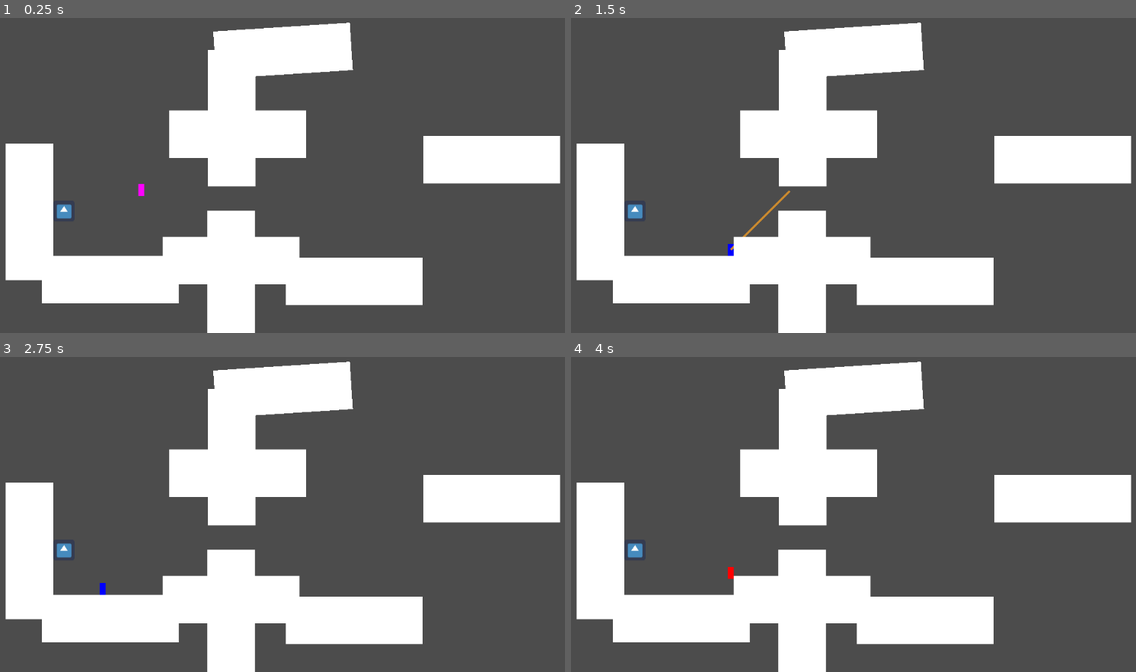
Above: before the commit, frames 1-4 (two rows, left to right).
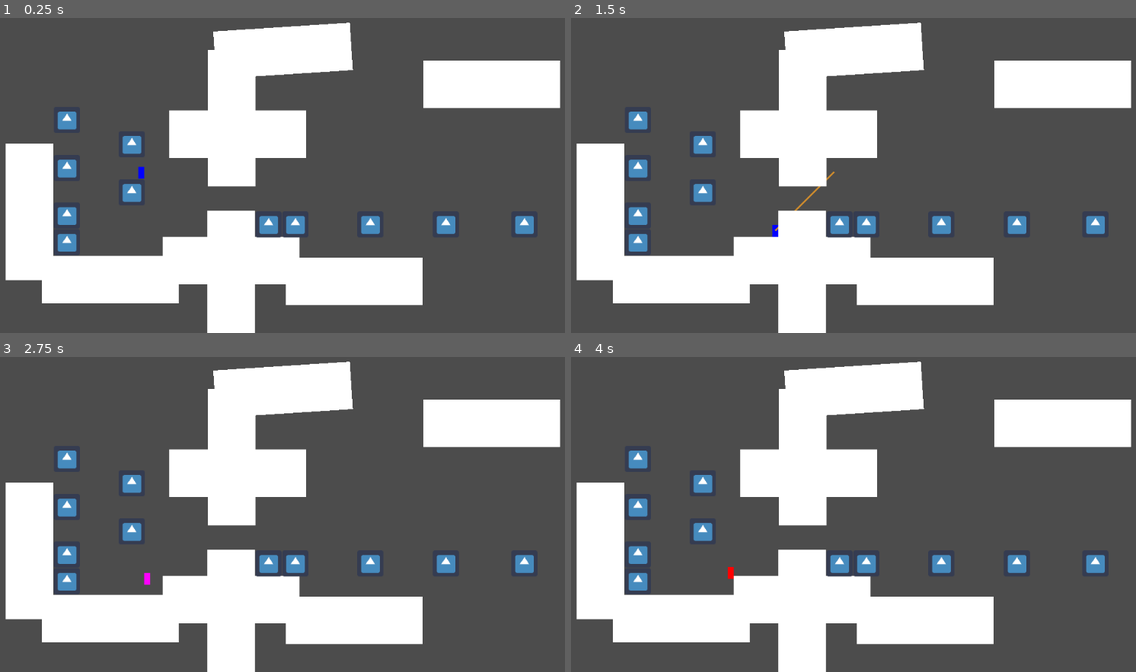
Above: after the commit, the same moments.

Repository: Kazetsukai/RopeGame
Game: Godot game, scene res://MainScene.tscn
Two runs of this game, one before a commit and one after it. Both use one fixed random seed, a clock stepped at 60 frames per second and the inputs below. The engine's default icon, where the game draws it, is replaced by a stand-in: a white triangle on a blue panel in a dark square.
Inputs (mouse positions are in pixels of both pictures, inside the frame that each line leads up to):
- Up to frame 1 (0.25 s): no input
- Up to frame 2 (1.5 s): tap Enter at 0.5 s; move the mouse to (983, 137) at 0.52 s; press the mouse at (983, 137) at 0.53 s; hold D (right) from 0.53 s (still down); tap Space (jump) at 0.77 s; move the mouse to (729, 172) at 1.27 s; release the mouse at (729, 172) at 1.28 s; click (729, 172) at 1.35 s
- Up to frame 3 (2.75 s): tap Space (jump) at 1.52 s; move the mouse to (339, 416) at 2.02 s; release D (right) at 2.03 s; press the mouse at (339, 416) at 2.03 s; hold A (left) from 2.03 s (still down)
- Up to frame 4 (4 s): move the mouse to (819, 564) at 2.77 s; release A (left) at 2.78 s; release the mouse at (819, 564) at 2.78 s; hold D (right) from 2.78 s (still down); click (819, 564) at 2.85 s; tap Space (jump) at 3.02, 3.77 s; move the mouse to (1034, 546) at 3.52 s; press the mouse at (1034, 546) at 3.53 s

The runs differ from the first frame. In frame 1, 9.6% of the frame differs, in the area x 9-100%, y 13-75%; in frame 2, 9.8%, in the area x 9-100%, y 13-76%; in frame 3, 9.6%; in frame 4, 9.6%.

Commit message:
Added boxes 'n' stuff

Diff:
--- a/Box.tscn
+++ b/Box.tscn
@@ -5,7 +5,7 @@
 [sub_resource type="RectangleShape2D" id=1]
 
 custom_solver_bias = 0.0
-extents = Vector2( 15, 15 )
+extents = Vector2( 22.5, 22.5 )
 
 [node name="Node" type="Node2D"]
 
@@ -25,6 +25,6 @@
 
 [node name="icon" type="Sprite" parent="StaticBody2D" index="1"]
 
-scale = Vector2( 0.55, 0.55 )
+scale = Vector2( 0.7, 0.7 )
 texture = ExtResource( 1 )
 _sections_unfolded = [ "Transform" ]
--- a/MainScene.tscn
+++ b/MainScene.tscn
@@ -50,6 +50,7 @@
 
 [node name="Polygon2D2" type="Polygon2D" parent="." index="2"]
 
+editor/display_folded = true
 position = Vector2( 317.232, 437.971 )
 polygon = PoolVector2Array( 0, 0, 230, 0, 230, 80, 0, 80 )
 uv = PoolVector2Array(  )
@@ -115,9 +116,8 @@
 
 [node name="Polygon2D4" type="Polygon2D" parent="." index="4"]
 
-editor/display_folded = true
-position = Vector2( 755.364, 268.216 )
-polygon = PoolVector2Array( 0, 0, 230, 0, 230, 80, 0, 80 )
+position = Vector2( 755.364, 141.216 )
+polygon = PoolVector2Array( 0, 0, 46.5421, 0, 230, 0, 230, 80, 0, 80 )
 uv = PoolVector2Array(  )
 color = Color( 1, 1, 1, 1 )
 vertex_colors = PoolColorArray(  )
@@ -149,7 +149,6 @@
 
 [node name="Polygon2D5" type="Polygon2D" parent="." index="5"]
 
-editor/display_folded = true
 position = Vector2( 401.901, 92.0389 )
 rotation = -0.064828
 polygon = PoolVector2Array( 0, 0, 230, 0, 230, 80, 0, 80 )
@@ -251,6 +250,7 @@
 
 [node name="Polygon2D8" type="Polygon2D" parent="." index="8"]
 
+editor/display_folded = true
 position = Vector2( 392.808, 353.228 )
 rotation = -1.57103
 polygon = PoolVector2Array( 0, 0, 230, 0, 230, 80, 0, 80 )
@@ -318,4 +318,55 @@
 
 [node name="Node" parent="." index="10" instance=ExtResource( 2 )]
 
-position = Vector2( 151.002, 394.508 )
+position = Vector2( 156, 402 )
+_sections_unfolded = [ "Transform" ]
+
+[node name="Node2" parent="." index="11" instance=ExtResource( 2 )]
+
+position = Vector2( 156, 447 )
+_sections_unfolded = [ "Transform" ]
+
+[node name="Node4" parent="." index="12" instance=ExtResource( 2 )]
+
+position = Vector2( 156, 322 )
+_sections_unfolded = [ "Transform" ]
+
+[node name="Node5" parent="." index="13" instance=ExtResource( 2 )]
+
+position = Vector2( 156, 241 )
+_sections_unfolded = [ "Transform" ]
+
+[node name="Node6" parent="." index="14" instance=ExtResource( 2 )]
+
+position = Vector2( 265, 282 )
+_sections_unfolded = [ "Transform" ]
+
+[node name="Node3" parent="." index="15" instance=ExtResource( 2 )]
+
+position = Vector2( 265, 363 )
+_sections_unfolded = [ "Transform" ]
+
+[node name="Node7" parent="." index="16" instance=ExtResource( 2 )]
+
+position = Vector2( 495, 417 )
+_sections_unfolded = [ "Transform" ]
+
+[node name="Node8" parent="." index="17" instance=ExtResource( 2 )]
+
+position = Vector2( 540, 417 )
+_sections_unfolded = [ "Transform" ]
+
+[node name="Node9" parent="." index="18" instance=ExtResource( 2 )]
+
+position = Vector2( 666, 417 )
+_sections_unfolded = [ "Transform" ]
+
+[node name="Node10" parent="." index="19" instance=ExtResource( 2 )]
+
+position = Vector2( 793, 417 )
+_sections_unfolded = [ "Transform" ]
+
+[node name="Node11" parent="." index="20" instance=ExtResource( 2 )]
+
+position = Vector2( 925, 417 )
+_sections_unfolded = [ "Transform" ]
